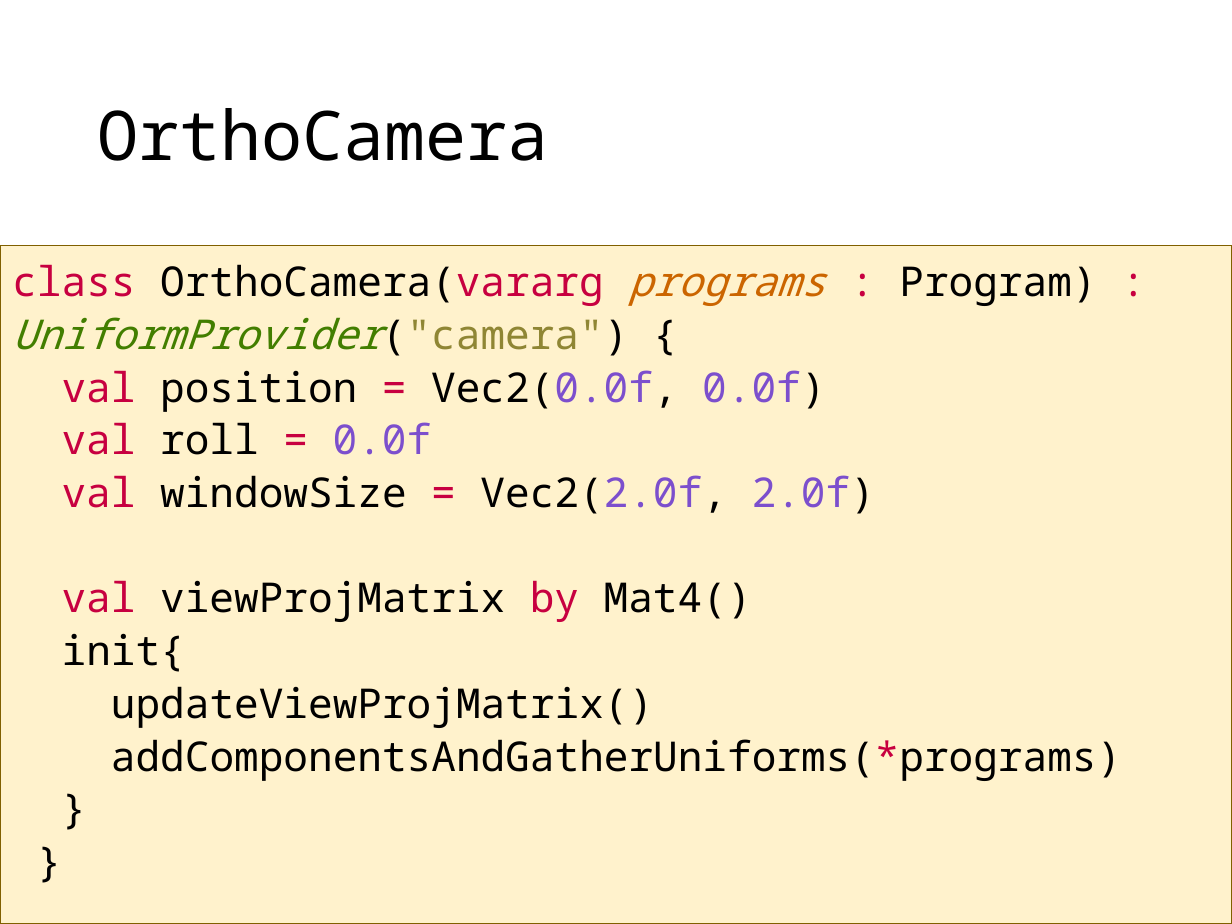
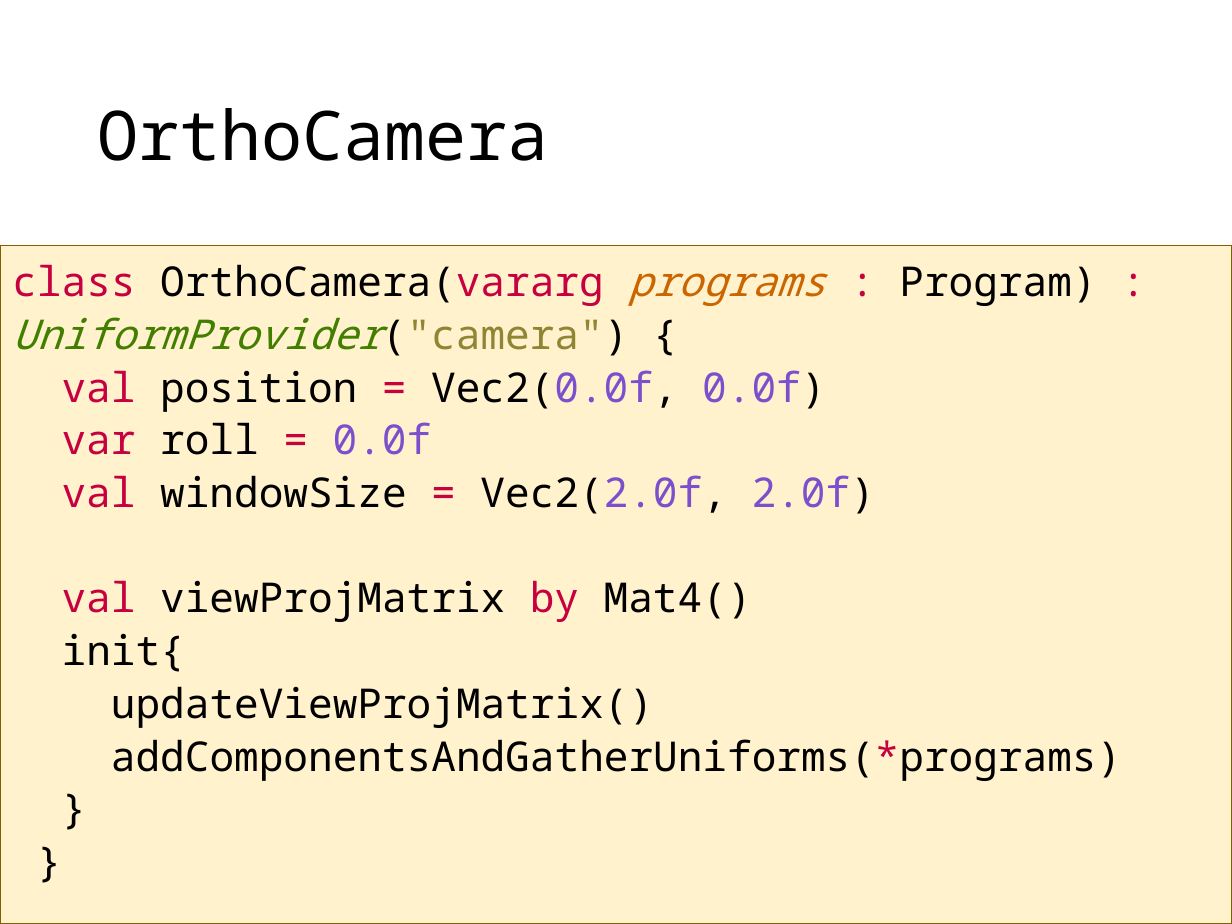
Before and after one commit to szecsi/kogfactory, a slide deck: slide 11 of projects/kog.020.040-ortho/3gre055_2Dcam.pptx. Drawn at 1232x924 pixels with LibreOffice and Linux fonts; fonts in the diff are those of the drawing. Boxes give left, top, right and bottom in pixels: in the first picture for what was removed or moved away, otherwise in the second. Text is boxed around its words. In the diff, an @@ line names an element or a change of style, - is before the commit and + after.

```diff
--- a/projects/kog.020.040-ortho/3gre055_2Dcam.pptx
+++ b/projects/kog.020.040-ortho/3gre055_2Dcam.pptx
@@ text at (x1=62, y1=422, x2=432, y2=455): text changed @@
-val roll = 0.0f
+var roll = 0.0f
```
Also in this commit, not shown: 5 other files.
